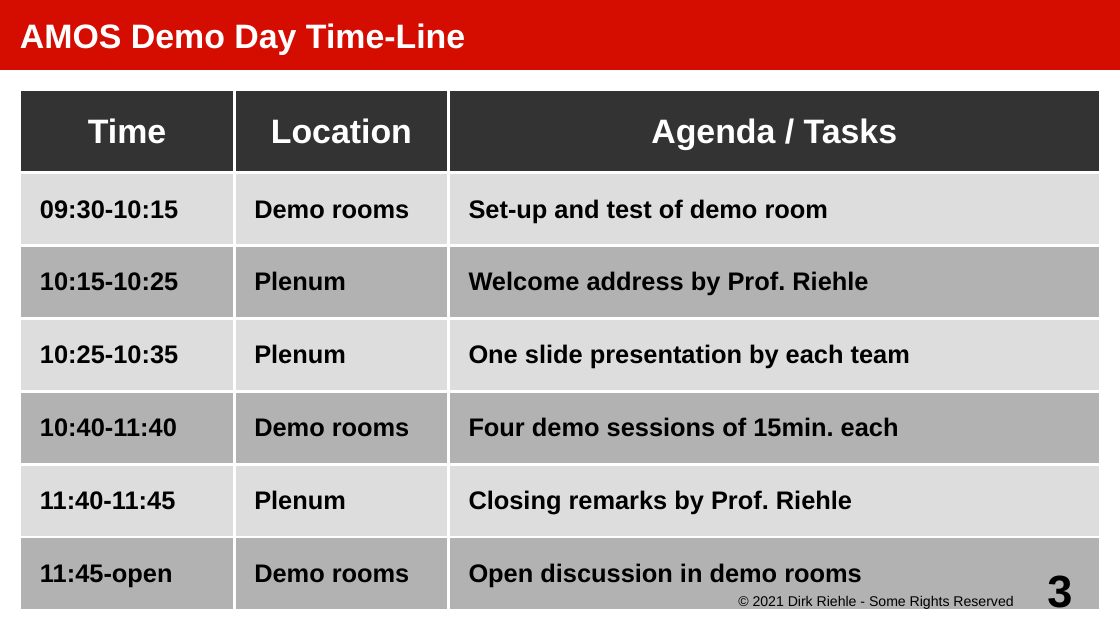
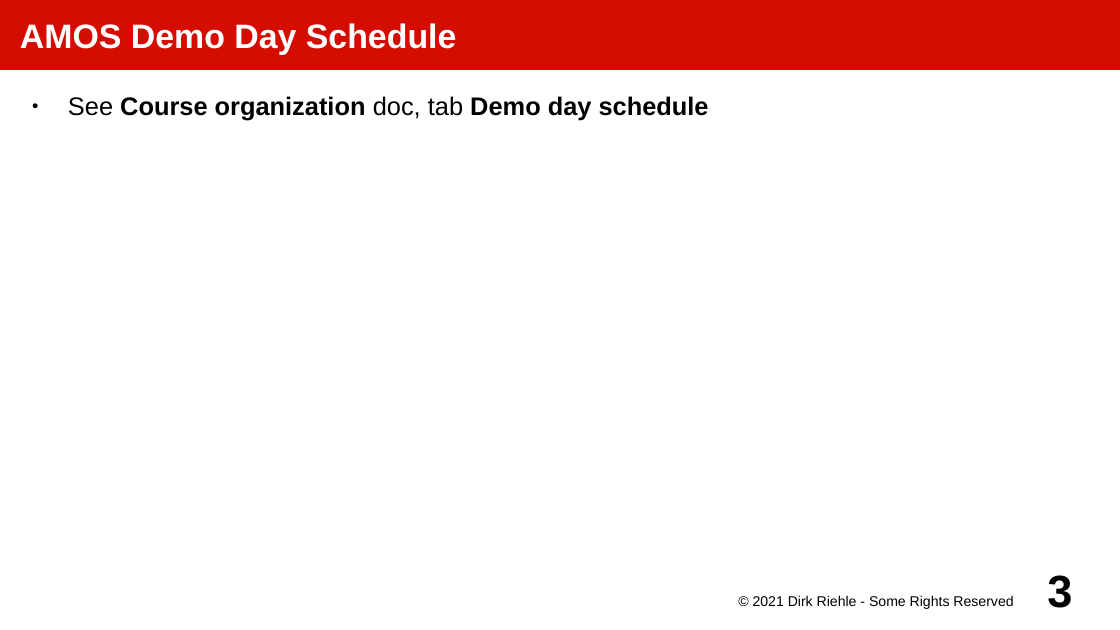
Before and after one commit to dirkriehle/amos-course, a slide deck: slide 3 of Lecture slides/AMOS H01 - Demo Day Preparation.odp. Drawn at 1120x630 pixels with LibreOffice and Linux fonts; fonts in the diff are those of the drawing. Boxes give left, top, right and bottom in pixels: in the first picture for what was removed or moved away, otherwise in the second. Text is boxed around its words. In the diff, an @@ line names an element or a change of style, - is before the commit and + after.

Commit message:
Updated demo day information

```diff
--- a/Lecture slides/AMOS H01 - Demo Day Preparation.odp
+++ b/Lecture slides/AMOS H01 - Demo Day Preparation.odp
@@ title at (20,23,456,55): text changed @@
-AMOS Demo Day Time-Line
+AMOS Demo Day Schedule
@@ table removed at (20,90,1101,611), 7 rows, 3 columns @@
-Time | Location | Agenda / Tasks
-09:30-10:15 | Demo rooms | Set-up and test of demo room
-10:15-10:25 | Plenum | Welcome address by Prof. Riehle
-10:25-10:35 | Plenum | One slide presentation by each team
-10:40-11:40 | Demo rooms | Four demo sessions of 15min. each
-11:40-11:45 | Plenum | Closing remarks by Prof. Riehle
-11:45-open | Demo rooms | Open discussion in demo rooms
@@ text added at (68,96,709,120), 18 pt, text #000000, bold @@
+● See Course organization doc, tab Demo day schedule
```
Also in this commit, not shown: 1 other slide changed, 2 other files.
